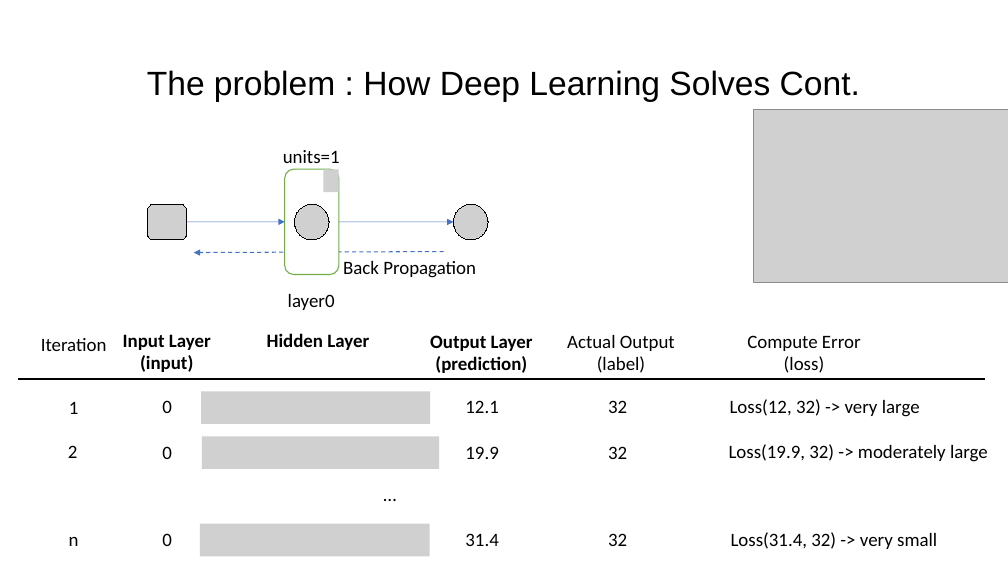
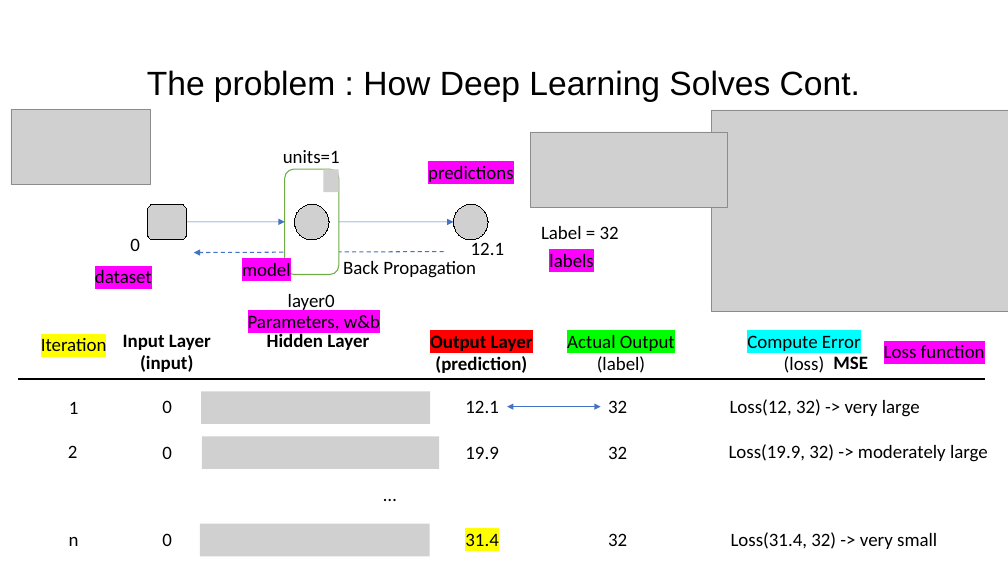
Before and after one commit to dia1128/AIandDataScienceWorkshopwithPython, a slide deck: slide 6 of Week10/Day1/1 - Intro to Deep Learning.pptx. Drawn at 1008x567 pixels with LibreOffice and Linux fonts; fonts in the diff are those of the drawing; grey boxes stand for pictures. Boxes give left, top, right and bottom in pixels: in the first picture for what was removed or moved away, otherwise in the second. Text is boxed around its words. In the diff, an @@ line names an element or a change of style, - is before the commit and + after.

```diff
--- a/Week10/Day1/1 - Intro to Deep Learning.pptx
+++ b/Week10/Day1/1 - Intro to Deep Learning.pptx
@@ picture added at bbox=[11, 110, 151, 185] @@
@@ picture: place and size @@
-picture at bbox=[753, 110, 1008, 283]
+picture at bbox=[712, 110, 1008, 311]
@@ picture added at bbox=[530, 132, 727, 207] @@
@@ text added at bbox=[428, 166, 514, 182], 18 pt, text #000000 @@
+predictions
@@ text added at bbox=[130, 238, 140, 251], 18 pt, text #000000 @@
+0
@@ text added at bbox=[541, 226, 619, 239], 18 pt, text #000000 @@
+Label = 32
@@ text added at bbox=[242, 263, 291, 276], 18 pt, text #000000 @@
+model
@@ text added at bbox=[471, 242, 504, 255], 18 pt, text #000000 @@
+12.1
@@ text added at bbox=[549, 254, 593, 267], 18 pt, text #000000 @@
+labels
@@ text added at bbox=[95, 270, 152, 283], 18 pt, text #000000 @@
+dataset
@@ text added at bbox=[248, 315, 380, 331], 18 pt, text #000000 @@
+Parameters, w&b
@@ text "Iteration" at bbox=[41, 336, 107, 357]: highlight none to #FFFF00 @@
@@ text at bbox=[430, 335, 533, 351]: highlight none to #FF0000 in "Output Layer" @@
@@ text at bbox=[567, 335, 675, 351]: highlight none to #00FF00 in "Actual Output" @@
@@ text at bbox=[747, 335, 861, 351]: highlight none to #00FFFF in "Compute Error" @@
@@ text added at bbox=[833, 356, 868, 369], 18 pt, text #000000, bold @@
+MSE
@@ text added at bbox=[884, 345, 985, 358], 18 pt, text #000000 @@
+Loss function
@@ double arrow added from (507, 407) to (601, 407), #4472C4 0.5 pt @@
@@ text "31.4" at bbox=[465, 533, 498, 546]: highlight none to #FFFF00 @@
```
Also in this commit, not shown: 1 other slide changed, 1 slide added, 11 other files.
